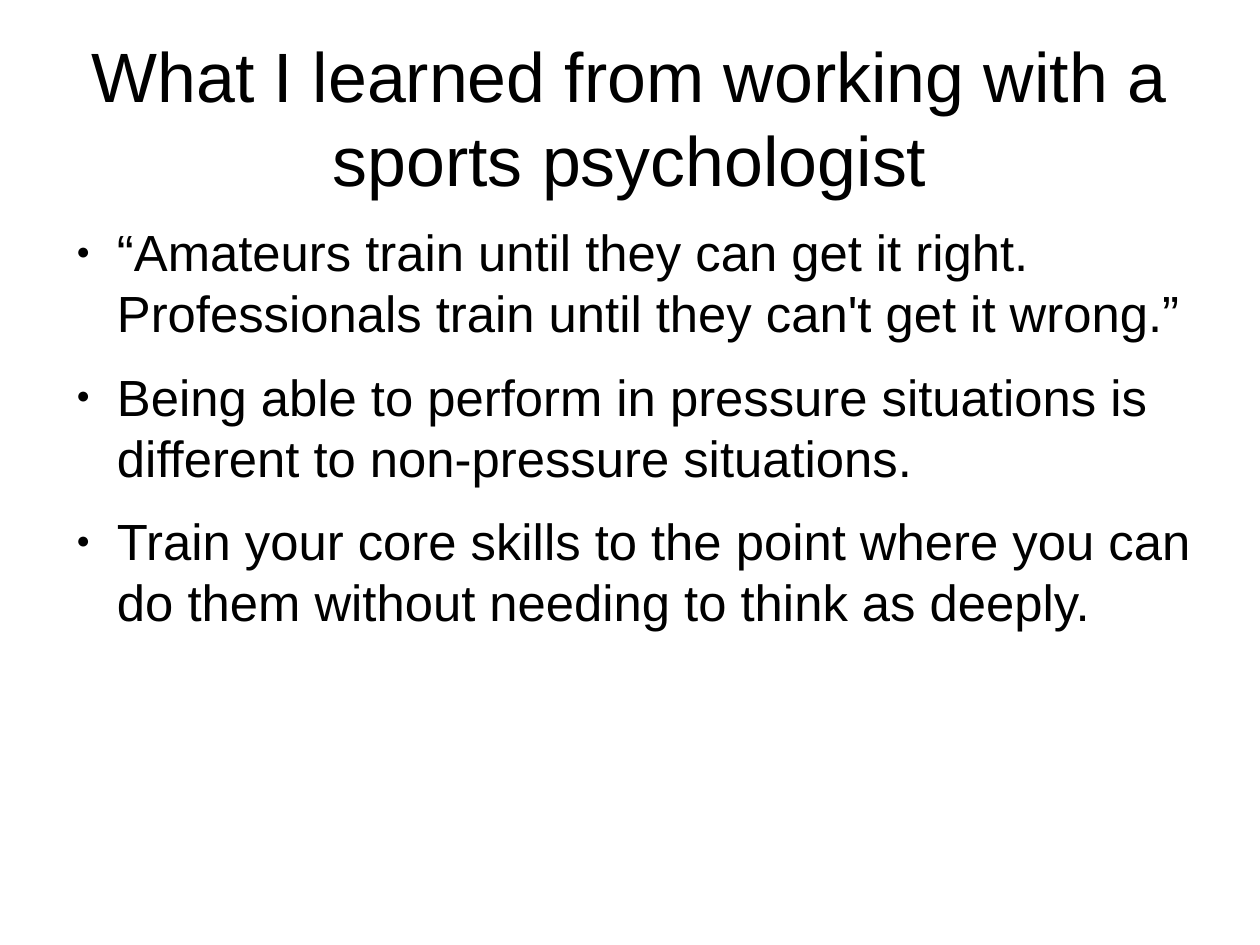
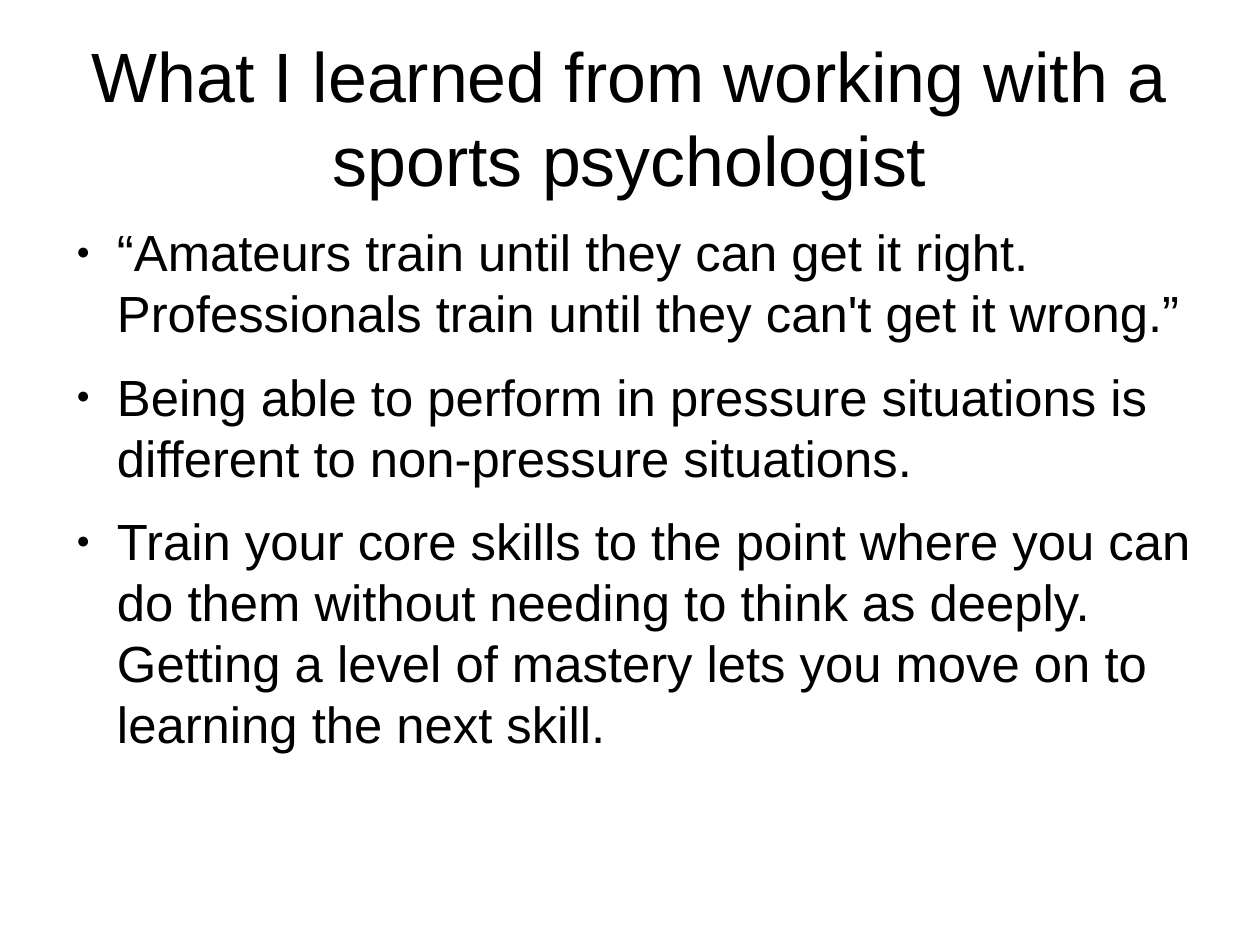
Before and after one commit to shuttle1987/CompCon2016, a slide deck: slide 4 of Slides.odp (slide 3 before the commit). Drawn at 1260x945 pixels with LibreOffice and Linux fonts; fonts in the diff are those of the drawing. Boxes give left, top, right and bottom in pixels: in the first picture for what was removed or moved away, otherwise in the second. Text is boxed around its words. In the diff, an @@ line names an element or a change of style, - is before the commit and + after.

```diff
--- a/Slides.odp
+++ b/Slides.odp
@@ text at box(117, 523, 1190, 754): text changed @@
-● Train your core skills to the point where you can do them without needing to think as deeply.
+● Train your core skills to the point where you can do them without needing to think as deeply. Getting a level of mastery lets you move on to learning the next skill.
```
Also in this commit, not shown: 10 other slides changed, 5 slides added, 3 slides removed.
